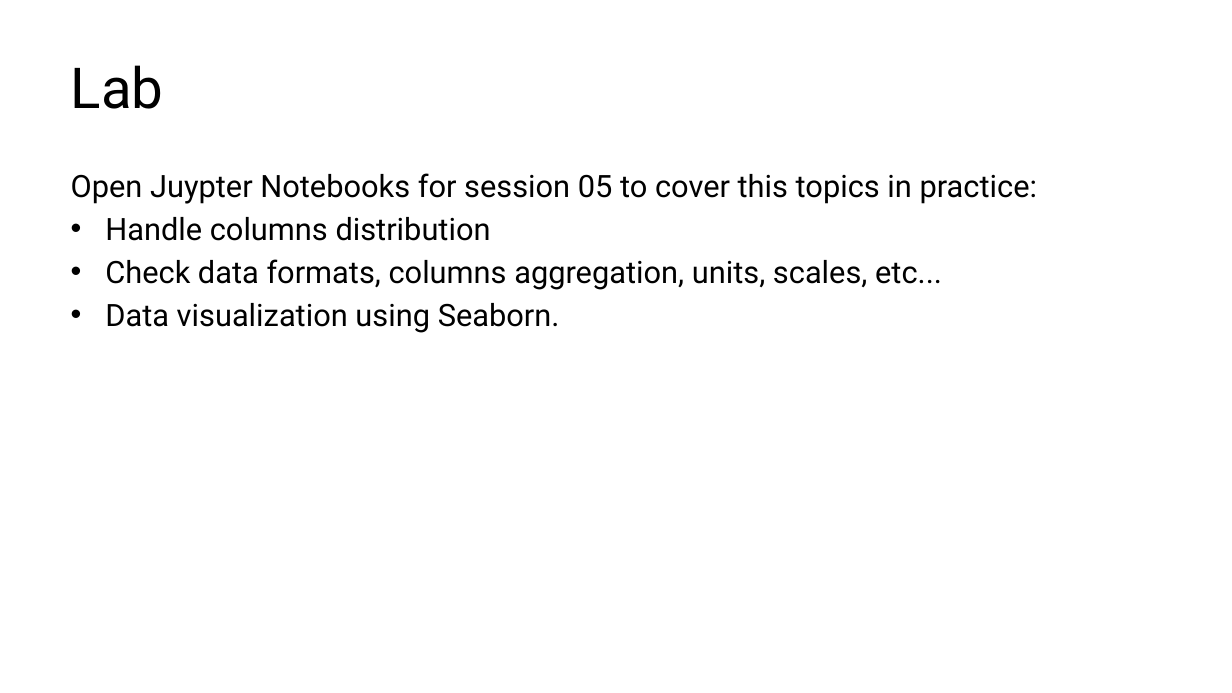
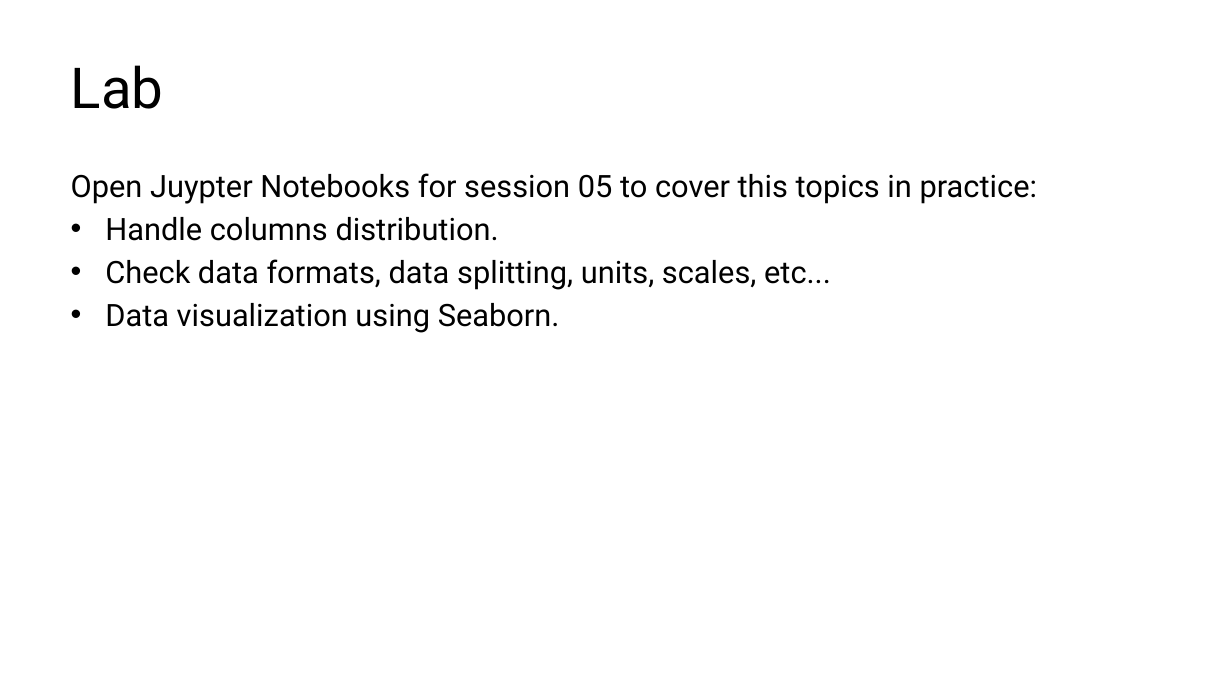
Before and after one commit to kershrita/Data-Science-Roadmap, a slide deck: slide 18 of slides/Session 05 - Data Transformation.pptx. Drawn at 1232x693 pixels with LibreOffice and Linux fonts; fonts in the diff are those of the drawing. Boxes give left, top, right and bottom in pixels: in the first picture for what was removed or moved away, otherwise in the second. Text is boxed around its words. In the diff, an @@ line names an element or a change of style, - is before the commit and + after.

```diff
--- a/slides/Session 05 - Data Transformation.pptx
+++ b/slides/Session 05 - Data Transformation.pptx
@@ text at (x1=105, y1=217, x2=831, y2=290): text changed @@
-• Handle columns distribution
-• Check data formats, columns aggregation, units, scales, etc...
+• Handle columns distribution.
+• Check data formats, data splitting, units, scales, etc...
```
Also in this commit, not shown: 2 other files.
